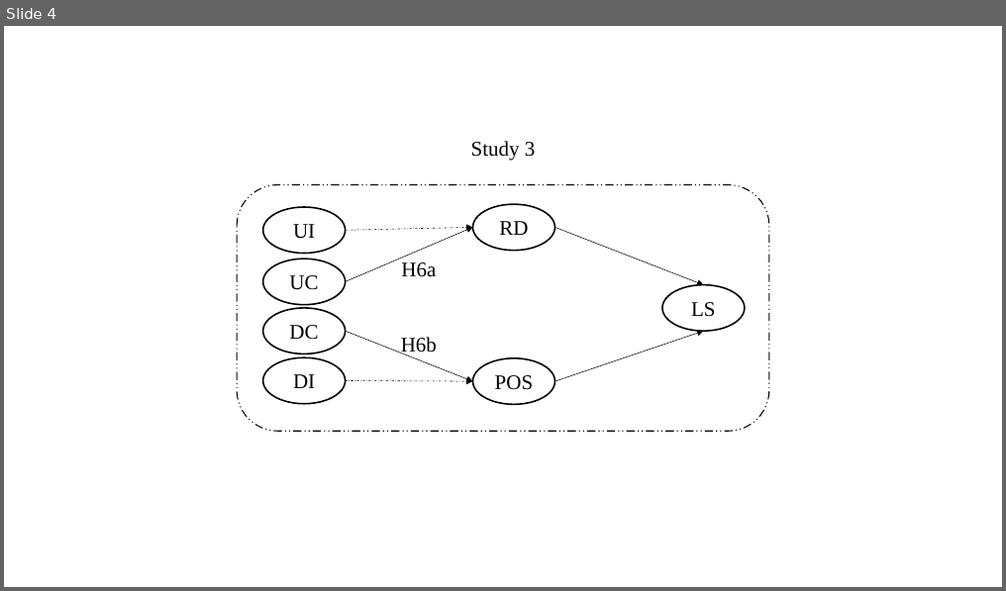
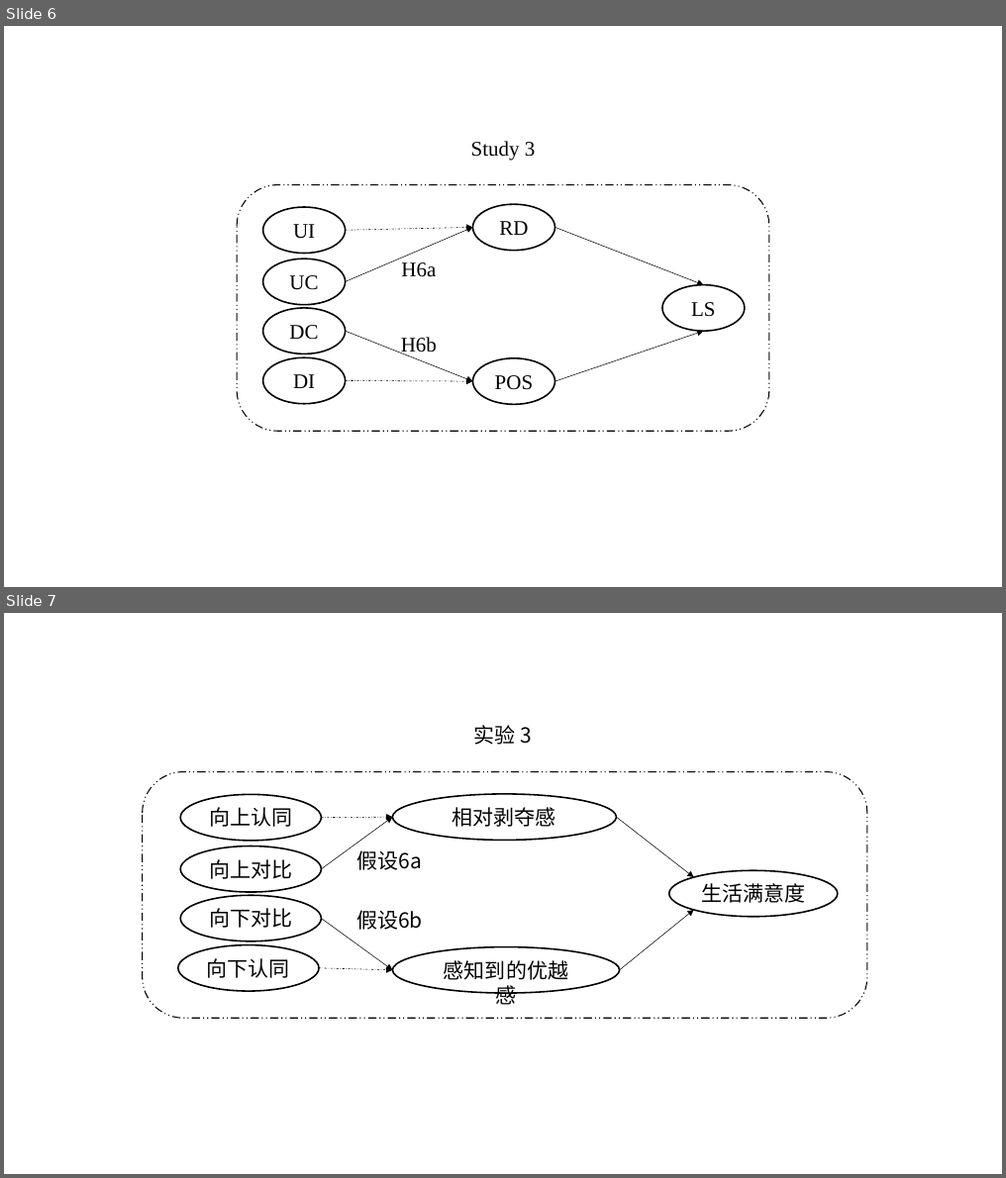
Before and after one commit to sinnyuki/SCO, a slide deck: 1_Protocol/1_2_Paper/H.pptx. Shown one above the other, each under a label of ours: slide 4 before the commit, slides 6 and 7 after it. The pictures are 1006x591 and 1006x1178 pixels, drawn with LibreOffice and Linux fonts; fonts in the diff are those of the drawing. Boxes give left, top, right and bottom in pixels: in the first picture for what was removed or moved away, otherwise in the second. Text is boxed around its words. In the diff, an @@ line names an element or a change of style, - is before the commit and + after.

```diff
--- a/1_Protocol/1_2_Paper/H.pptx
+++ b/1_Protocol/1_2_Paper/H.pptx
@@ slide 7 added at [4, 613, 1002, 1174], background #FFFFFF @@
@@ text added at [474, 725, 533, 745], 20 pt, text #000000 @@
+实验 3
@@ rounded rectangle added at [143, 771, 868, 1018], outline #000000 1 pt dashed @@
@@ ellipse added at [180, 795, 322, 842], outline #000000 1.5 pt, 20 pt, text #000000 @@
+向上认同
@@ arrow added from (322, 869) to (392, 817), #000000 0.5 pt @@
@@ arrow added from (322, 817) to (392, 817), #000000 0.5 pt dashed @@
@@ ellipse added at [392, 794, 617, 841], outline #000000 1.5 pt, 20 pt, text #000000 @@
+相对剥夺感
@@ arrow added from (617, 817) to (694, 877), #000000 0.5 pt @@
@@ ellipse added at [180, 847, 322, 893], outline #000000 1.5 pt, 20 pt, text #000000 @@
+向上对比
@@ text added at [357, 851, 423, 870], 20 pt, text #000000 @@
+假设6a
@@ ellipse added at [669, 870, 838, 917], outline #000000 1.5 pt, 20 pt, text #000000 @@
+生活满意度
@@ ellipse added at [180, 895, 322, 942], outline #000000 1.5 pt, 20 pt, text #000000 @@
+向下对比
@@ arrow added from (322, 919) to (392, 970), #000000 0.5 pt @@
@@ text added at [356, 910, 423, 930], 20 pt, text #000000 @@
+假设6b
@@ arrow added from (620, 970) to (694, 910), #000000 0.5 pt @@
@@ ellipse added at [178, 946, 319, 992], outline #000000 1.5 pt, 20 pt, text #000000 @@
+向下认同
@@ arrow added from (319, 968) to (392, 970), #000000 0.5 pt dashed @@
@@ ellipse added at [392, 948, 620, 994], outline #000000 1.5 pt, 20 pt, text #000000 @@
+感知到的优越感
@@ what was slide 4 is now slide 6 @@
```
Also in this commit, not shown: 2 other slides added, 5 other files.
